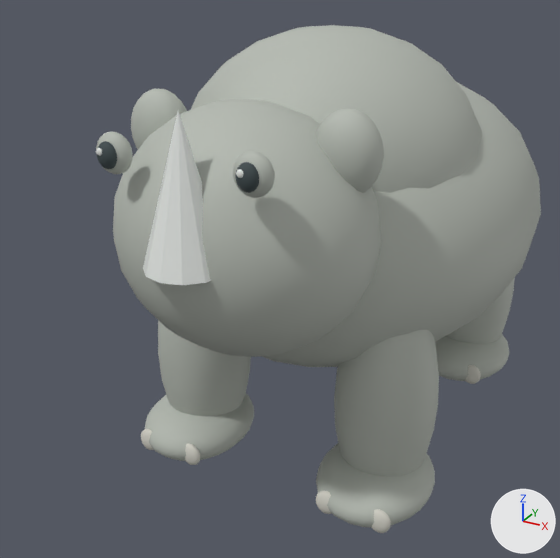
The glTF model models/city-rhino.glb as it was, and as the next commit left it.
The view is the same before and after, from a camera (50 mm lens) standing at (2.17, -5.09, 3.46) and looking at (-0.27, -0.66, 1.25). Every picture has the same lights, and +X, +Y and +Z are marked at lower right. The first picture is the older version. Where no turn or scale is listed for an object, it has been applied to the vertices. Vertices at exactly the same position are counted once.

In view in the first picture: 'Animal_rhino', 'Walk_BR', 'Walk_FL', 'Walk_FR'.
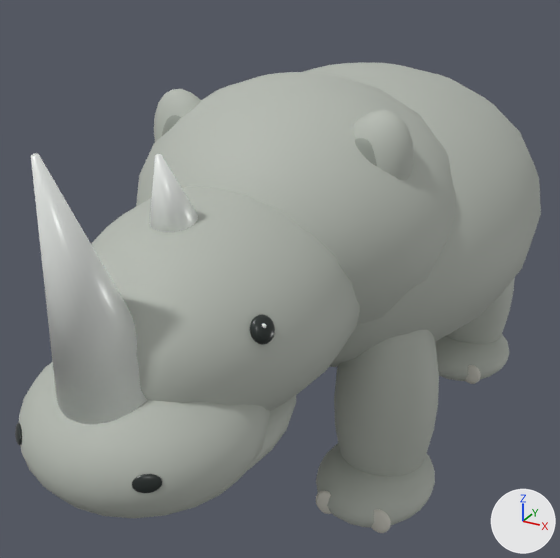
Changed parts and their boxes [x1, y1, x2, y2] in the pictures (560 x 558 px; the box of a moved part takes in the faces that stretch with it):
'Animal_rhino', reshaped (18% wider, 33% taller)
    before: [96, 25, 541, 367]
    after: [15, 63, 541, 518]
part 1 of me_sphere_272, added
    after: [136, 72, 456, 325]
part 2 of me_sphere_272, added
    after: [91, 186, 360, 411]
part 3 of me_sphere_272, added
    after: [19, 362, 270, 518]
part 4 of me_sphere_272, added
    after: [248, 395, 296, 470]
part 5 of me_sphere_272, moved or reshaped
    before: [113, 99, 382, 357]
    after: [154, 89, 202, 142]
part 6 of me_sphere_272, moved or reshaped
    before: [233, 151, 275, 198]
    after: [353, 110, 414, 180]
part 7 of me_sphere_272, moved or reshaped (not visible afterwards)
    before: [96, 148, 102, 156]
part 8 of me_sphere_272, moved or reshaped
    before: [236, 169, 243, 178]
    after: [262, 323, 266, 328]
part 9 of me_sphere_272, rebuilt
    before: [143, 111, 211, 285]
    after: [149, 154, 198, 232]
part 10 of me_sphere_272, added
    after: [15, 423, 22, 445]
part 11 of me_sphere_272, added (black)
    after: [132, 474, 162, 493]
part 12 of me_sphere_272, added (black)
    after: [250, 314, 275, 345]
part 13 of me_sphere_272, added
    after: [31, 153, 147, 425]
part 14 of me_sphere_272, deleted
    before: [97, 141, 117, 169]
part 15 of me_sphere_272, deleted
    before: [96, 132, 133, 174]
part 16 of me_sphere_272, deleted
    before: [236, 162, 259, 193]
part 17 of me_sphere_272, moved or reshaped (mostly hidden afterwards)
    before: [131, 25, 482, 193]
    after: [162, 115, 377, 166]
'Walk_FL', unchanged, covered by the edit
    before: [141, 321, 254, 465]

Edits to the bpy script that builds the scene:
```text
Change me_sphere_272:
    remove me_sphere_272.from_pydata(...)  # 2947 vertices, 5842 faces; spans x -1.3..1.3, y -2.35..2.33, z 0.65..2.96
    add me_sphere_272.from_pydata(...)  # 3950 vertices, 7828 faces; spans x -1.3..1.3, y -3.14..2.33, z 0.65..2.72
    me_sphere_272 part 1: a new loose piece, a UV sphere (24 segments, 12 rings, poles along z) spanning x -1.02..1.02, y -1.95..0.15, z 1.08..2.72, in mat_wildlife_rhino (grey #b5bab1)
    me_sphere_272 part 2: a new loose piece, a UV sphere (24 segments, 12 rings, poles along z) spanning x -0.74..0.74, y -2.88..-0.72, z 1.03..2.27, in mat_wildlife_rhino (grey #b5bab1)
    me_sphere_272 part 3: a new loose piece, a UV sphere (24 segments, 12 rings, poles along z) spanning x -0.62..0.62, y -3.14..-1.92, z 0.89..1.67, in mat_wildlife_rhino (grey #b5bab1)
    me_sphere_272 part 4: a new loose piece, a UV sphere (24 segments, 12 rings, poles along z) spanning x -0.53..0.53, y -2.9..-1.42, z 0.83..1.33, in mat_wildlife_rhino (grey #b5bab1)
    me_sphere_272 part 5: the loose piece of 266 vertices spanning x -0.78..0.78, y -2.23..-0.87, z 1.23..2.67 is multiplied about its middle by the matrix ((0.28, 0.0, -0.166), (0.0, 0.25, 0.0), (0.093, 0.0, 0.501)), then moved by (-0.59, 0.34, 0.31)
    me_sphere_272 part 6: the loose piece of 266 vertices spanning x 0.3..0.51, y -2.2..-2.07, z 2.36..2.58 is multiplied about its middle by the matrix ((2.079, 0.0, 1.107), (0.0, 2.698, 0.0), (-0.689, 0.0, 3.34)), then moved by (0.18, 0.92, -0.21)
    me_sphere_272 part 7: the loose piece of 266 vertices spanning x -0.44..-0.4, y -2.23..-2.21, z 2.48..2.52 is moved by (-0.2, -0.17, -0.63)
    me_sphere_272 part 8: the loose piece of 266 vertices spanning x 0.37..0.41, y -2.23..-2.21, z 2.48..2.52 is moved by (0.21, -0.17, -0.63)
    me_sphere_272 part 9: the loose piece of 13 vertices spanning x -0.22..0.22, y -2.35..-1.91, z 1.93..2.73 is rebuilt with 64 vertices and now spans x -0.17..0.17, y -2.33..-2.01, z 2.0..2.55
    me_sphere_272 part 10: a new loose piece of 222 vertices spanning x -0.43..-0.32, y -3.05..-2.96, z 1.29..1.37, in mat_gentle_obsidian_eyes (black #242c2a)
    me_sphere_272 part 11: a new loose piece of 222 vertices spanning x 0.32..0.43, y -3.05..-2.96, z 1.29..1.37, in mat_gentle_obsidian_eyes (black #242c2a)
    me_sphere_272 part 12: a new loose piece of 222 vertices spanning x 0.54..0.63, y -2.44..-2.32, z 1.77..1.9, in mat_gentle_obsidian_eyes (black #242c2a)
    me_sphere_272 part 13: a new loose piece of 64 vertices spanning x -0.25..0.25, y -3.05..-2.52, z 1.51..2.72, in mat_transport_pearl (white #f1f5f1)
    me_sphere_272 part 14: the loose piece of 266 vertices spanning x -0.47..-0.35, y -2.22..-2.14, z 2.4..2.54 is deleted
    me_sphere_272 part 15: the loose piece of 266 vertices spanning x -0.51..-0.3, y -2.2..-2.07, z 2.36..2.58 is deleted
    me_sphere_272 part 16: the loose piece of 266 vertices spanning x 0.35..0.47, y -2.22..-2.14, z 2.4..2.54 is deleted
    me_sphere_272 part 17: 796 vertices removed from x -1.0..1.0, y -1.64..0.54, z 1.3..2.96; 530 vertices added at x -0.72..0.72, y -1.39..-1.3, z 2.06..2.5
    other edits to the shape of me_sphere_272 do not show in these pictures
    remove me_sphere_272.materials.append(mat_detail_graphite)  # greyish cyan #3c484b
    add me_sphere_272.materials.append(mat_rhino_ear_shadow)  # grey #939990
    add me_sphere_272.materials.append(mat_gentle_obsidian_eyes)  # black #242c2a
```
